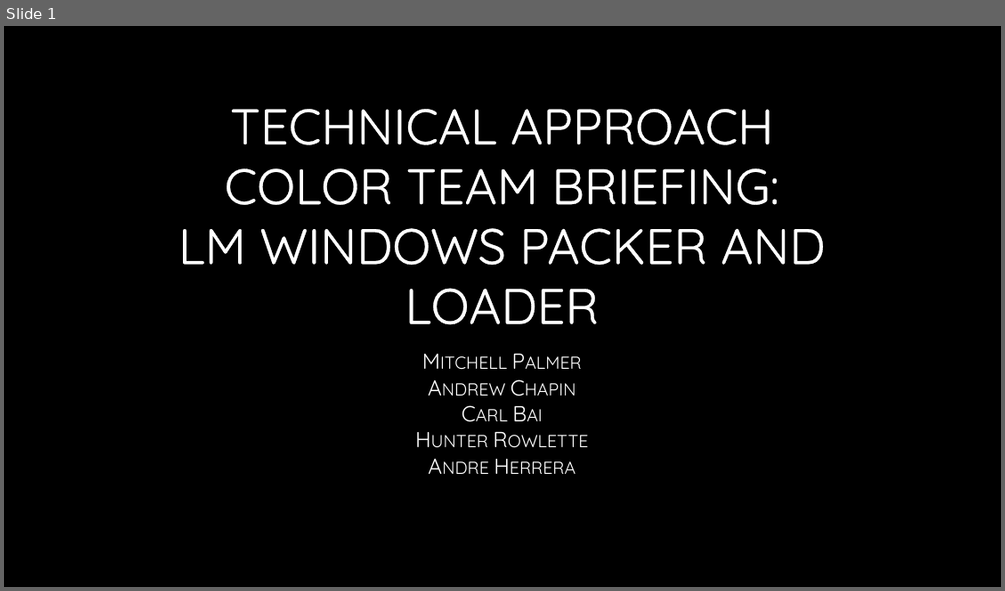
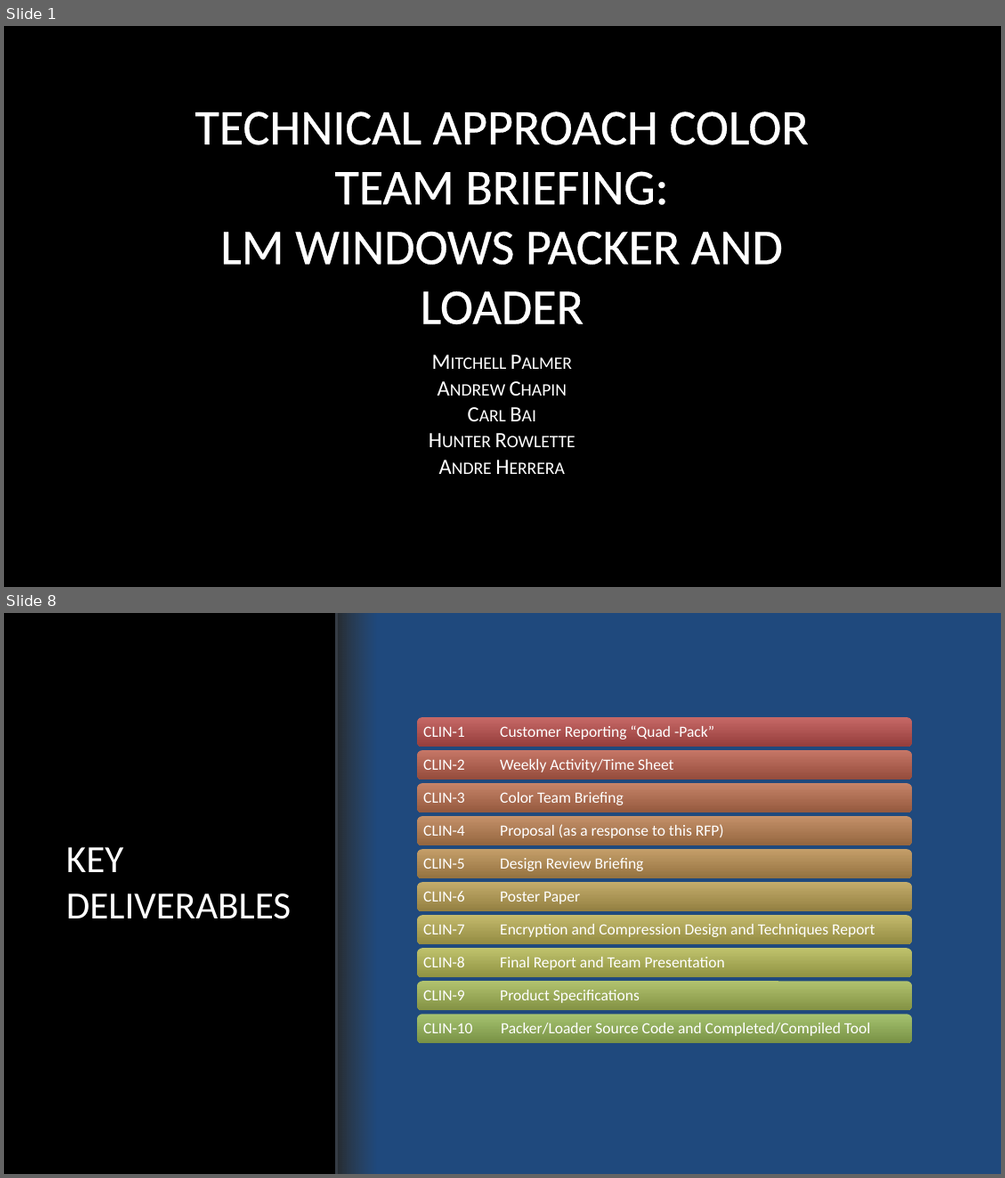
Before and after one commit to jcogs89/LMC-Packer-Loader, a slide deck: Assignments/E01-Technical_Approach_Color_Team.pptx. Shown one above the other, each under a label of ours: slide 1 before the commit, slides 1 and 8 after it; the slides between them are not shown. The pictures are 1005x591 and 1005x1178 pixels, drawn with LibreOffice and Linux fonts; fonts in the diff are those of the drawing; background and template pictures are left out. Boxes give left, top, right and bottom in pixels: in the first picture for what was removed or moved away, otherwise in the second. Text is boxed around its words. In the diff, an @@ line names an element or a change of style, - is before the commit and + after.

```diff
--- a/Assignments/E01-Technical_Approach_Color_Team.pptx
+++ b/Assignments/E01-Technical_Approach_Color_Team.pptx
@@ slide 8 added at [4, 613, 1001, 1174], background picture (left out) @@
@@ rectangle added at [336, 613, 1001, 1174], fill #1F497D @@
@@ line added from (337, 613) to (337, 1174), #282E35 3 pt @@
@@ rectangle added at [339, 613, 377, 1174], fill gradient #363D46 to #282E35 @@
@@ title added at [66, 847, 291, 919], 37 pt, text gradient #FFFFFF to #A6A6A6 @@
+KEY DELIVERABLES
@@ group added at [418, 717, 912, 1043]: 10 rounded rectangles, 10 texts @@
+CLIN-1 Customer Reporting “Quad -Pack”
+CLIN-2 Weekly Activity/Time Sheet
+CLIN-3 Color Team Briefing
+CLIN-4 Proposal (as a response to this RFP)
+CLIN-5 Design Review Briefing
+CLIN-6 Poster Paper
+CLIN-7 Encryption and Compression Design and Techniques Report
+CLIN-8 Final Report and Team Presentation
+CLIN-9 Product Specifications
+CLIN-10 Packer/Loader Source Code and Completed/Compiled Tool
@@ slide 1 changed as well @@
@@ title "TECHNICAL APPROACH COLOR TEAM BRIEFING: ..." at [195, 111, 809, 324]: font Quicksand to Calibri @@
@@ subtitle "Mitchell Palmer Andrew Chapin Carl ..." at [146, 344, 857, 499]: font Quicksand to Calibri @@
```
Also in this commit, not shown: 2 other slides changed, 5 other slides added, 10 slides removed.
